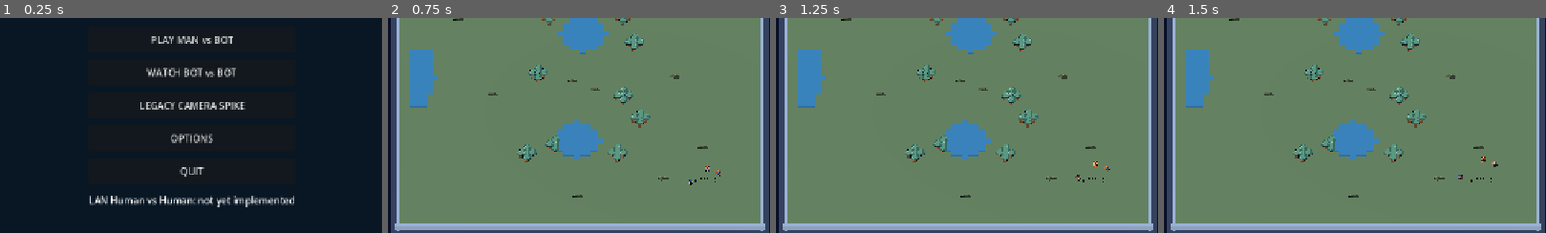
Above: before the commit, frames 1-4 (left to right).
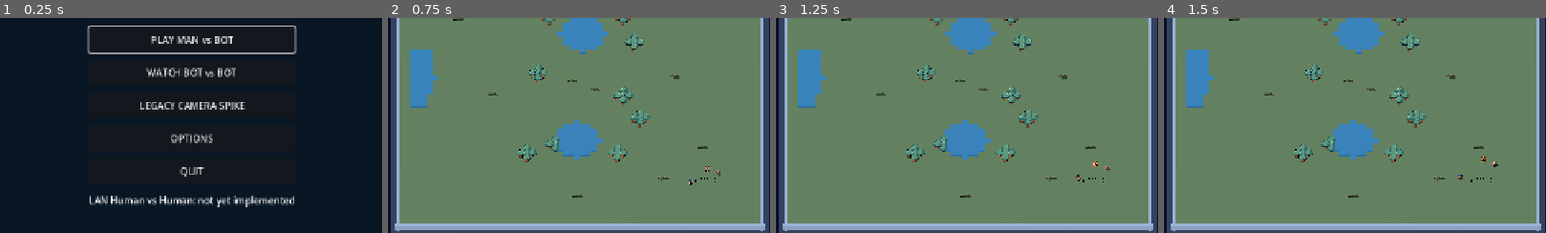
Above: after the commit, the same moments.

Repository: roktiw/scalfagus
Game: Godot game, scene res://scenes/menu.tscn
Same seed, same stepped clock (60 frames per second), same inputs: the game is played once before the commit and once after it.
Inputs (mouse positions are % of the whole screen's width and height, from its top left):
- Up to frame 1 (0.25 s): no input
- Up to frame 2 (0.75 s): click "WATCH BOT vs BOT" at 0.5 s
- Up to frame 3 (1.25 s): no input
- Up to frame 4 (1.5 s): tap Enter at 1.25 s; move the mouse to (72, 45) at 1.27 s; hold D (rts_pan_right) from 1.28 s (still down); hold E from 1.28 s (still down); click (72, 45) at 1.42 s
The pictures show only the part of the screen within x 25-75%, y 34-84%; the shares and areas given below are measured in that part.

The runs differ from the first frame. In frame 1, 0.9% of the frame differs, in the area x 22-78%, y 3-17%; in frame 2, nothing differs; in frame 3, nothing differs; in frame 4, nothing differs.

Commit message:
fix(menu): stretch to root viewport, unblock pointer events, keyboard focus, responsive options scroll and maximize standalone

Diff:
--- a/apps/game/scripts/menu.gd
+++ b/apps/game/scripts/menu.gd
@@ -9,16 +9,32 @@
 var shortcut_editor: Control
 var shortcut_status: Label
 var footer: Label
+var play_button: Button
+var watch_button: Button
+var options_button: Button
+var back_button: Button
+var options_scroll: ScrollContainer
 
 func _ready() -> void:
+    # The editor's embedded Game panel does not support changing window mode.
+    # In standalone/CLI runs maximize the native window, not a SubViewport.
+    if not Engine.is_embedded_in_editor() and DisplayServer.get_name() != "headless":
+        get_window().mode = Window.MODE_MAXIMIZED
+    # Every UI surface anchors to the actual root viewport; a background
+    # ColorRect is visual only and MUST NOT steal pointer events.
+    set_anchors_and_offsets_preset(Control.PRESET_FULL_RECT)
+    mouse_filter = Control.MOUSE_FILTER_PASS
     var bg := ColorRect.new()
     bg.color = Color("#091725")
     bg.set_anchors_and_offsets_preset(Control.PRESET_FULL_RECT)
+    bg.mouse_filter = Control.MOUSE_FILTER_IGNORE
     add_child(bg)
     var center := CenterContainer.new()
     center.set_anchors_and_offsets_preset(Control.PRESET_FULL_RECT)
+    center.mouse_filter = Control.MOUSE_FILTER_PASS
     add_child(center)
     menu_stack = VBoxContainer.new()
+    menu_stack.mouse_filter = Control.MOUSE_FILTER_PASS
     var stack: VBoxContainer = menu_stack
     stack.custom_minimum_size = Vector2(330, 280)
     stack.add_theme_constant_override("separation", 16)
@@ -35,14 +51,20 @@
     menu_panel = VBoxContainer.new()
     menu_panel.add_theme_constant_override("separation", 12)
     stack.add_child(menu_panel)
-    _add_button(menu_panel, "PLAY MAN vs BOT", _start_mirror_vs_bot)
-    _add_button(menu_panel, "WATCH BOT vs BOT", _start_mirror_bots)
+    play_button = _add_button(menu_panel, "PLAY MAN vs BOT", _start_mirror_vs_bot)
+    watch_button = _add_button(menu_panel, "WATCH BOT vs BOT", _start_mirror_bots)
     _add_button(menu_panel, "LEGACY CAMERA SPIKE", _start_game)
-    _add_button(menu_panel, "OPTIONS", _open_options)
+    options_button = _add_button(menu_panel, "OPTIONS", _open_options)
     _add_button(menu_panel, "QUIT", _quit)
+    options_scroll = ScrollContainer.new()
+    options_scroll.visible = false
+    options_scroll.size_flags_horizontal = Control.SIZE_EXPAND_FILL
+    options_scroll.size_flags_vertical = Control.SIZE_EXPAND_FILL
+    stack.add_child(options_scroll)
     options_panel = VBoxContainer.new()
     options_panel.visible = false
-    stack.add_child(options_panel)
+    options_panel.size_flags_horizontal = Control.SIZE_EXPAND_FILL
+    options_scroll.add_child(options_panel)
     resolution_button = OptionButton.new()
     for s in ["1280 × 720", "1440 × 810 (recommended)", "1600 × 900"]:
         resolution_button.add_item(s)
@@ -63,18 +85,34 @@
     shortcut_status.autowrap_mode = TextServer.AUTOWRAP_WORD_SMART
     options_panel.add_child(shortcut_status)
 
-    _add_button(options_panel, "BACK", _close_options)
+    back_button = _add_button(options_panel, "BACK", _close_options)
     footer = Label.new()
     footer.text = "LAN Human vs Human: not yet implemented"
     footer.horizontal_alignment = HORIZONTAL_ALIGNMENT_CENTER
     stack.add_child(footer)
+    get_viewport().size_changed.connect(_update_layout)
+    _update_layout()
+    play_button.call_deferred("grab_focus")
 
-func _add_button(parent: VBoxContainer, caption: String, callback: Callable) -> void:
+func _update_layout() -> void:
+    var available: Vector2 = get_viewport_rect().size
+    if options_scroll != null:
+        options_scroll.custom_minimum_size.y = minf(560.0, maxf(180.0, available.y - 168.0))
+    if shortcut_editor != null:
+        shortcut_editor.custom_minimum_size.x = minf(920.0, maxf(260.0, available.x - 80.0))
+    if options_panel != null and options_panel.visible:
+        menu_stack.custom_minimum_size.x = minf(990.0, maxf(300.0, available.x - 40.0))
+
+func _add_button(parent: VBoxContainer, caption: String, callback: Callable) -> Button:
     var b := Button.new()
     b.text = caption
     b.custom_minimum_size.y = 43
+    b.mouse_filter = Control.MOUSE_FILTER_STOP
+    b.focus_mode = Control.FOCUS_ALL
+    b.mouse_default_cursor_shape = Control.CURSOR_POINTING_HAND
     b.pressed.connect(callback)
     parent.add_child(b)
+    return b
 
 func _start_mirror_vs_bot() -> void:
     ProjectSettings.set_setting("scalfagus/mirror_mode", "human_bot")
@@ -90,8 +128,11 @@
 func _open_options() -> void:
     menu_panel.visible = false
     options_panel.visible = true
+    options_scroll.visible = true
     footer.visible = false
-    menu_stack.custom_minimum_size = Vector2(990, 660)
+    menu_stack.custom_minimum_size = Vector2(990, 0)
+    _update_layout()
+    back_button.call_deferred("grab_focus")
     # Reuse Keychain's shipped editor and persistence instead of building
     # another key-capture, conflict detector or profile manager.
     if shortcut_editor == null:
@@ -112,17 +153,28 @@
                 options_panel.add_child(shortcut_editor)
                 options_panel.move_child(shortcut_editor, options_panel.get_child_count() - 2)
                 shortcut_status.text = "Edit bindings here; Keychain saves your profile under user://shortcut_profiles."
+                _update_layout()
 
 func _close_options() -> void:
     options_panel.visible = false
+    options_scroll.visible = false
     menu_panel.visible = true
     footer.visible = true
     menu_stack.custom_minimum_size = Vector2(330, 280)
+    play_button.call_deferred("grab_focus")
 
 func _set_resolution(index: int) -> void:
+    if Engine.is_embedded_in_editor():
+        shortcut_status.text = "Editor-embedded viewport size is controlled by Game > Stretch to Fit."
+        return
+    get_window().mode = Window.MODE_WINDOWED
     get_window().size = [Vector2i(1280,720), Vector2i(1440,810), Vector2i(1600,900)][index]
 
 func _set_fullscreen(enabled: bool) -> void:
+    if Engine.is_embedded_in_editor():
+        shortcut_status.text = "Fullscreen is unavailable in embedded Game mode. Disable embedding to test fullscreen."
+        fullscreen_toggle.set_pressed_no_signal(false)
+        return
     get_window().mode = Window.MODE_FULLSCREEN if enabled else Window.MODE_WINDOWED
 
 func _quit() -> void:
